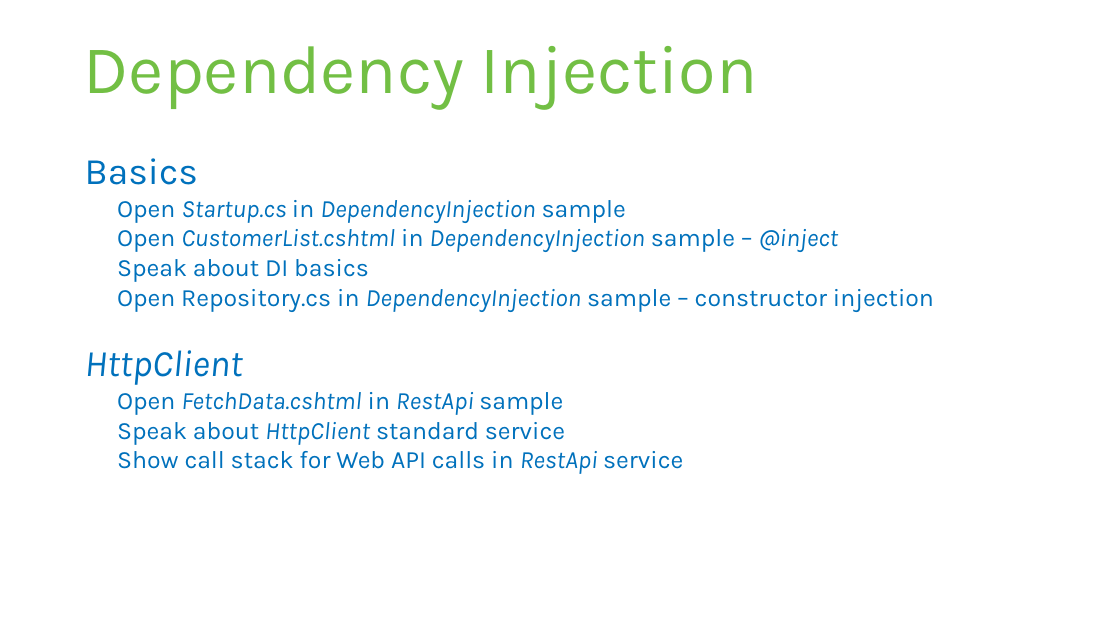
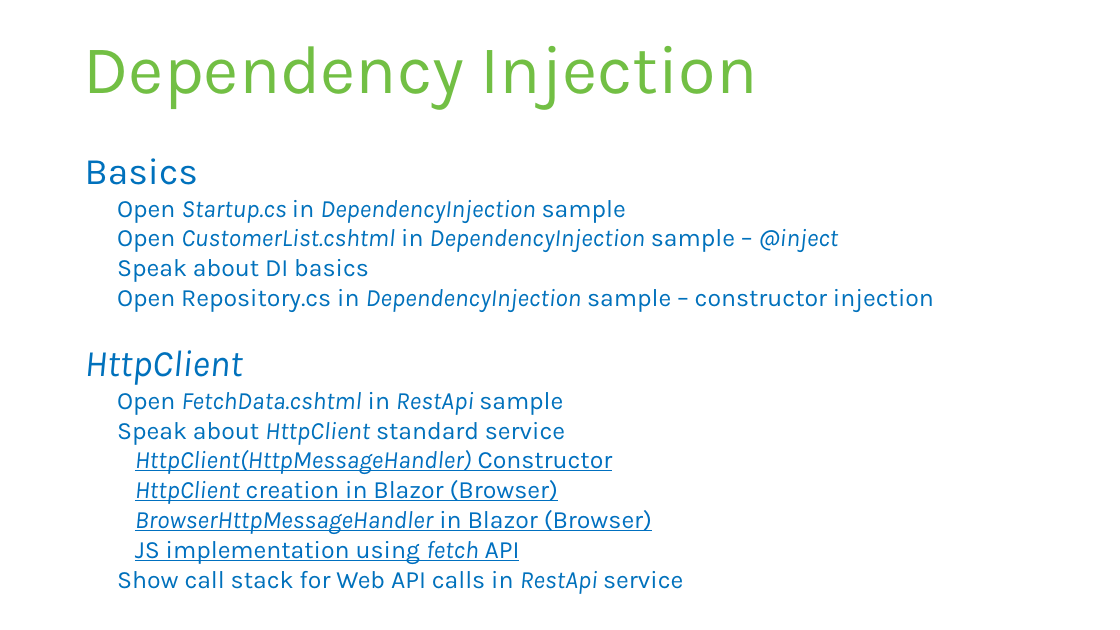
Before and after one commit to software-architects/learn-blazor, a slide deck: slide 23 of static/slides/Blazor-Intro.pptx (slide 24 before the commit). Drawn at 1120x630 pixels with LibreOffice and Linux fonts; fonts in the diff are those of the drawing. Boxes give left, top, right and bottom in pixels: in the first picture for what was removed or moved away, otherwise in the second. Text is boxed around its words. In the diff, an @@ line names an element or a change of style, - is before the commit and + after.

```diff
--- a/static/slides/Blazor-Intro.pptx
+++ b/static/slides/Blazor-Intro.pptx
@@ text at [117,422,683,594]: text changed; text colour #0071BC to #0070C0 @@
-  Speak about HttpClient standard service
-  Show call stack for Web API calls in RestApi service
+  Speak about HttpClient standard service
+  HttpClient(HttpMessageHandler) Constructor
+  HttpClient creation in Blazor (Browser)
+  BrowserHttpMessageHandler in Blazor (Browser)
+  JS implementation using fetch API
+  Show call stack for Web API calls in RestApi service
```
Also in this commit, not shown: 4 other slides changed, 1 slide added, 2 slides removed, 1 other file.
